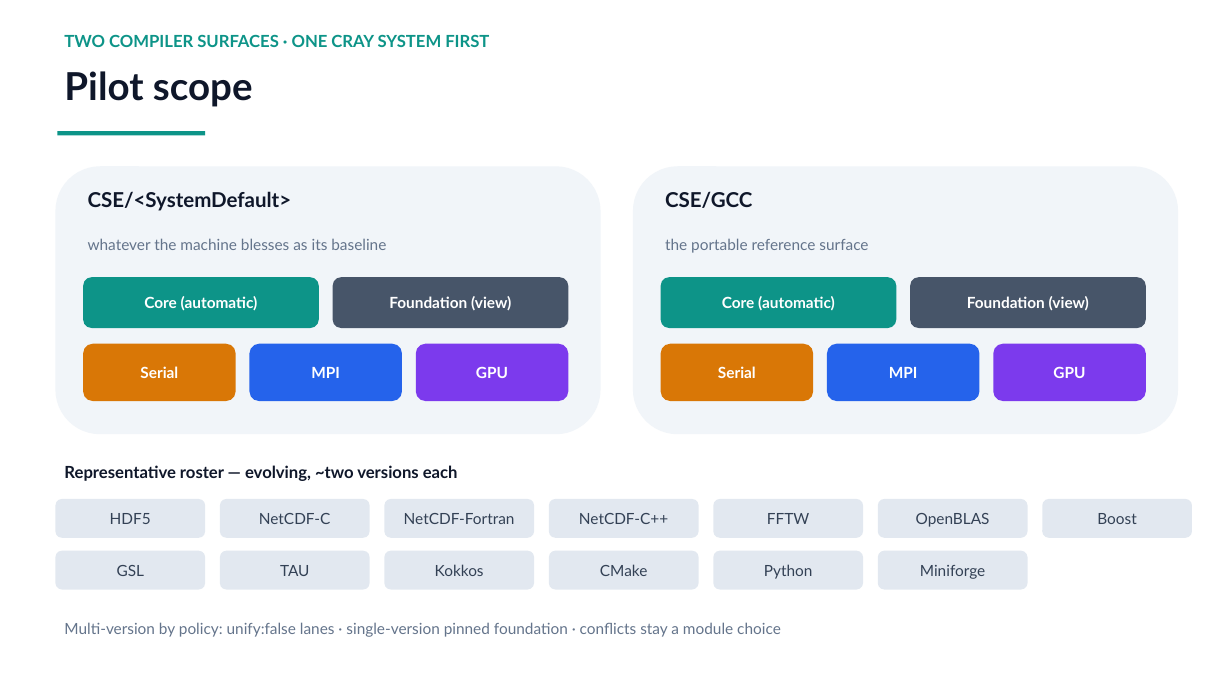
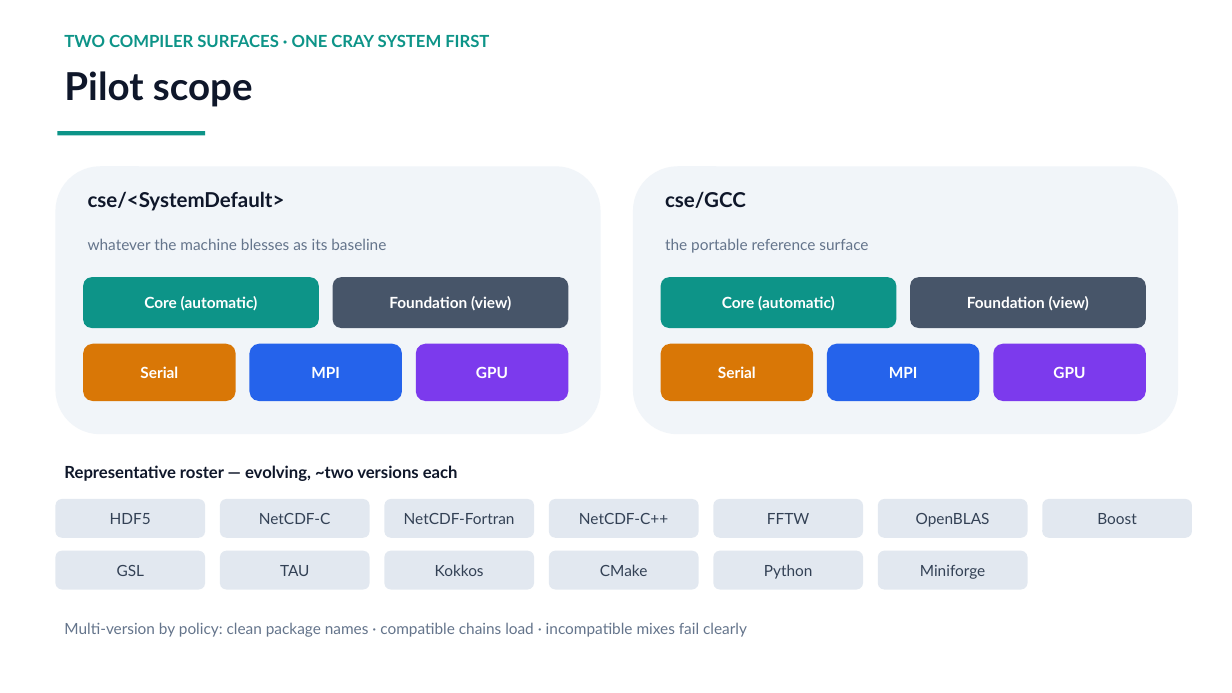
Before and after one commit to ray12514/stack-planning, a slide deck: slide 7 of presentations/cse_lanes_model.pptx. Drawn at 1232x693 pixels with LibreOffice and Linux fonts; fonts in the diff are those of the drawing. Boxes give left, top, right and bottom in pixels: in the first picture for what was removed or moved away, otherwise in the second. Text is boxed around its words. In the diff, an @@ line names an element or a change of style, - is before the commit and + after.

Commit message:
Document lane exposure and module compatibility policy

```diff
--- a/presentations/cse_lanes_model.pptx
+++ b/presentations/cse_lanes_model.pptx
@@ text at <box>88,191,285,211</box>: text changed @@
-CSE/<SystemDefault>
+cse/<SystemDefault>
@@ text at <box>665,191,746,208</box>: text changed @@
-CSE/GCC
+cse/GCC
@@ text at <box>64,622,747,637</box>: text changed @@
-Multi-version by policy: unify:false lanes · single-version pinned foundation · conflicts stay a module choice
+Multi-version by policy: clean package names · compatible chains load · incompatible mixes fail clearly
```
Also in this commit, not shown: 4 other slides changed, 5 other files.
